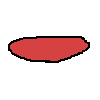
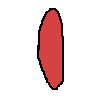
Layer changes from the first 100 x 100 image to the second:
painted on "body" over [8, 8, 90, 90]
